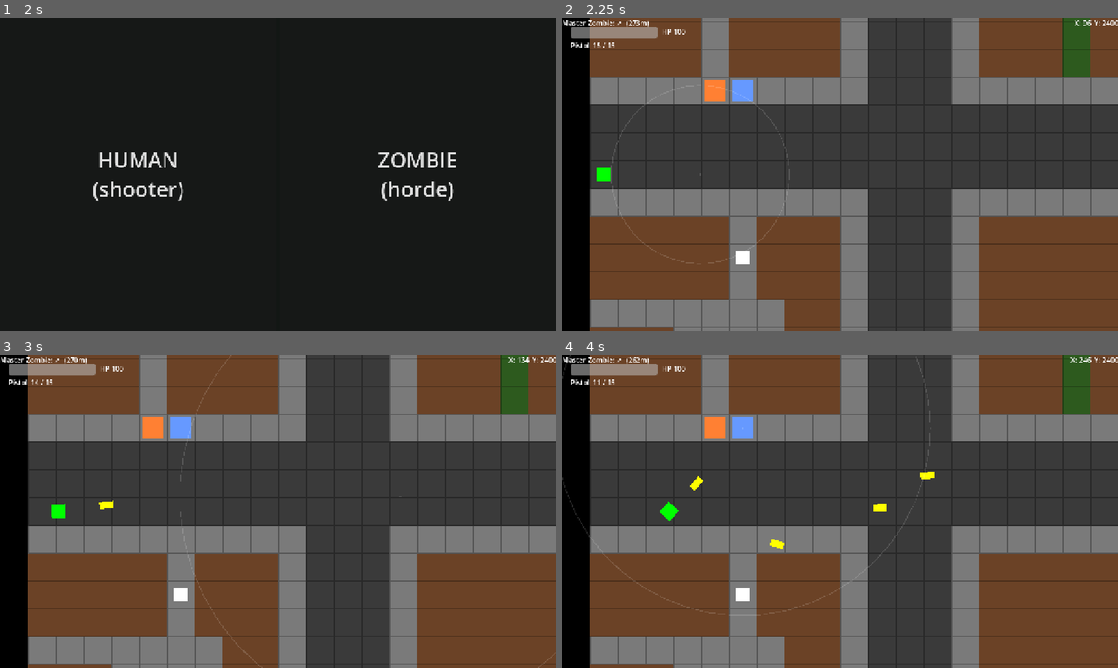
Above: before the commit, frames 1-4 (two rows, left to right).
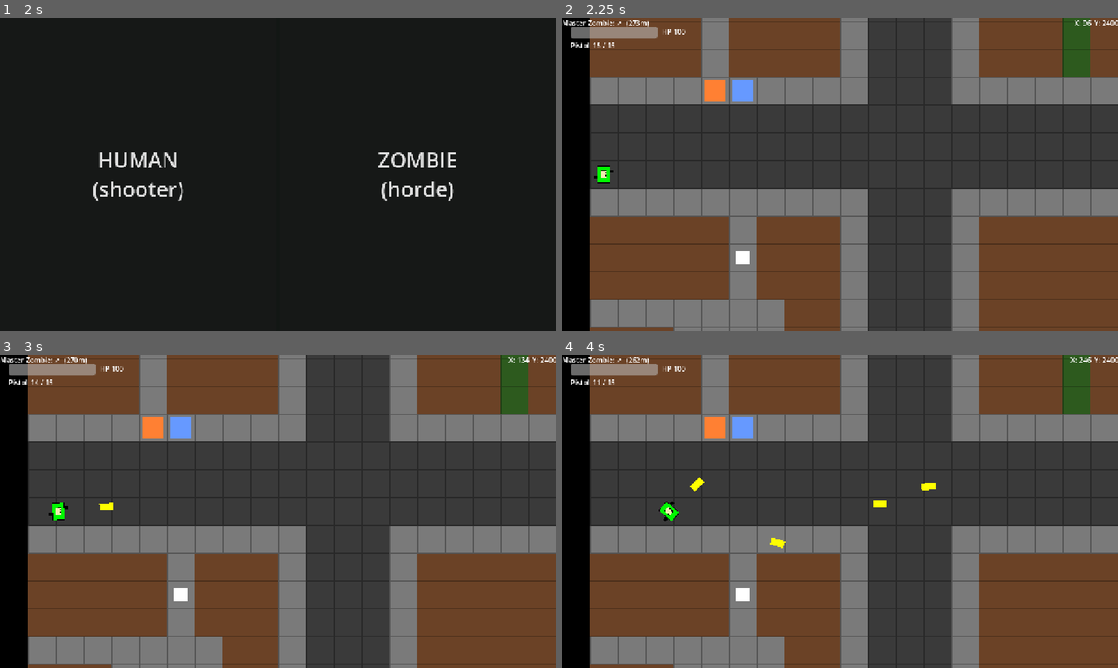
Above: after the commit, the same moments.

Repository: MKBSP/Zombie-game
Game: Godot game, scene res://scenes/ui/main_menu.tscn
The game is run twice, just before and just after one commit, with the same random seed, the same clock (stepped at 60 frames per second) and the same inputs.
Inputs (mouse positions are in pixels of both pictures, inside the frame that each line leads up to):
- Up to frame 1 (2 s): click "PLAY" at 0.5 s; click "SINGLE PLAYER" at 1.25 s
- Up to frame 2 (2.25 s): click "HUMAN (shooter)" at 2 s
- Up to frame 3 (3 s): tap Enter (ui_accept) at 2.75 s; move the mouse to (400, 495) at 2.77 s; hold D (move_right) from 2.78 s (still down); hold Down (cam_down) from 2.78 s (still down); click (400, 495) at 2.92 s
- Up to frame 4 (4 s): tap Enter (ui_accept) at 3.02 s; release D (move_right) at 3.5 s; release Down (cam_down) at 3.5 s; drag from (728, 527) to (739, 426) at 3.52 s

Frame 1 is identical in both runs. In frame 2, 0.3% of the frame differs, in the area x 5-41%, y 21-79%; in frame 3, 0.2%; in frame 4, 0.6%, in the area x 0-68%, y 0-84%.

Commit message:
working on shooting mechanics, issues with the aiming area

Diff:
--- a/project.godot
+++ b/project.godot
@@ -112,7 +112,7 @@
 }
 focus_aim={
 "deadzone": 0.5,
-"events": [Object(InputEventKey,"resource_local_to_scene":fa …(146 unchanged characters)… se,"keycode":0,"physical_keycode":4194326,"key_label":0,"unicode":0,"location":0,"echo":false,"script":null)
+"events": [Object(InputEventKey,"resource_local_to_scene":fa …(146 unchanged characters)… se,"keycode":0,"physical_keycode":4194325,"key_label":0,"unicode":0,"location":0,"echo":false,"script":null)
 ]
 }
 
--- a/scenes/shooter/shooter.gd
+++ b/scenes/shooter/shooter.gd
@@ -47,12 +47,15 @@
 var _net_focus: bool = false
 
 # --- Aim accuracy (server computes; aim_spread_coeff is synced for the cursor) ---
-var aim_spread_coeff: float = 0.10
+var aim_spread_coeff: float = 0.05
 var _recoil: float = 0.0
 var _recoil_recover: float = 0.0   # seconds for the current kick to fully decay
 var _recoil_elapsed: float = 0.0
 var _focus_timer: float = 0.0
 const FOCUS_TIME := 5.0
+## Time-constant for the circle shrinking back down. Growing is instant; shrinking
+## eases toward the target so the jump from big to small is gradual (~1s settle).
+const AIM_SHRINK_TAU := 0.3
 const PISTOL_DMG_REF := 35.0
 
 # --- Node references (filled in _ready) ---
@@ -144,7 +147,12 @@
 
 	_update_recoil(delta)
 	_update_focus(delta)
-	aim_spread_coeff = AimModel.spread_coeff(_active_weapon(), _debuff_total(), _focus_fraction())
+	var target_coeff := AimModel.spread_coeff(_active_weapon(), _debuff_total(), _focus_fraction())
+	if target_coeff >= aim_spread_coeff:
+		aim_spread_coeff = target_coeff                 # grow instantly
+	else:
+		# Shrink gradually: exponential ease, ~96% closed within 1s.
+		aim_spread_coeff = target_coeff + (aim_spread_coeff - target_coeff) * exp(-delta / AIM_SHRINK_TAU)
 
 	if _net_shooting:
 		shoot()
--- a/scenes/shooter/shooter.tscn
+++ b/scenes/shooter/shooter.tscn
@@ -1,16 +1,7 @@
-[gd_scene load_steps=5 format=3 uid="uid://bjuicwad48jii"]
+[gd_scene format=3 uid="uid://bjuicwad48jii"]
 
 [ext_resource type="Script" uid="uid://c66xv2nn0ldow" path="res://scenes/shooter/shooter.gd" id="1_tblkw"]
-
-[sub_resource type="Gradient" id="Gradient_whfcy"]
-colors = PackedColorArray(0, 1, 0, 1, 0, 1, 0, 1)
-
-[sub_resource type="GradientTexture2D" id="GradientTexture2D_50tyo"]
-gradient = SubResource("Gradient_whfcy")
-width = 32
-height = 32
-fill_from = Vector2(1, 0)
-fill_to = Vector2(0, 0)
+[ext_resource type="Texture2D" uid="uid://c4bv6e4jhjsbk" path="res://sprites/Shooter.png" id="2_5fpcm"]
 
 [sub_resource type="CircleShape2D" id="CircleShape2D_fumq1"]
 radius = 24.0
@@ -60,7 +51,8 @@
 script = ExtResource("1_tblkw")
 
 [node name="Sprite2D" type="Sprite2D" parent="." unique_id=1678443454]
-texture = SubResource("GradientTexture2D_50tyo")
+rotation = 1.5707964
+texture = ExtResource("2_5fpcm")
 
 [node name="CollisionShape2D" type="CollisionShape2D" parent="." unique_id=565866944]
 shape = SubResource("CircleShape2D_fumq1")
@@ -84,8 +76,8 @@
 wait_time = 0.28
 one_shot = true
 
-[node name="ReloadTimer" type="Timer" parent="."]
+[node name="ReloadTimer" type="Timer" parent="." unique_id=931078336]
 one_shot = true
 
-[node name="MultiplayerSynchronizer" type="MultiplayerSynchronizer" parent="."]
+[node name="MultiplayerSynchronizer" type="MultiplayerSynchronizer" parent="." unique_id=1779359038]
 replication_config = SubResource("SceneReplicationConfig_sync")
--- a/scenes/ui/aim_cursor.gd
+++ b/scenes/ui/aim_cursor.gd
@@ -48,7 +48,10 @@
 	var radius: float = maxf(coeff * dist, 2.0)
 
 	var w := Weapons.get_data(_shooter.equipped)
-	var opacity: float = clampf(AimModel.damage_mult(w, dist), 0.15, 1.0)
+	# Solid within range, fading to fully transparent at zero-range (out of range).
+	var opacity: float = clampf(AimModel.damage_mult(w, dist), 0.0, 1.0)
+	if opacity <= 0.001:
+		return  # past max range — circle is invisible
 
 	# White normally; green when focus has shrunk the circle below aim_base.
 	var col := Color(1, 1, 1, opacity)
--- a/scripts/weapons.gd
+++ b/scripts/weapons.gd
@@ -28,8 +28,8 @@
 			w.bullet_speed = 750.0
 			w.is_special = true
 			w.total_ammo = 10
-			w.aim_base = 0.03
-			w.aim_max = 0.25
+			w.aim_base = 0.006        # 80% smaller circle
+			w.aim_max = 0.05
 			w.focus_min_scale = 0.50
 			w.optimal_range_px = 1024.0   # 16 tiles
 			w.zero_range_px = 1184.0      # +2.5 tiles
@@ -43,8 +43,8 @@
 			w.bullet_speed = 600.0
 			w.is_special = true
 			w.total_ammo = 8
-			w.aim_base = 0.22
-			w.aim_max = 0.45
+			w.aim_base = 0.11         # 50% smaller circle
+			w.aim_max = 0.225
 			w.focus_min_scale = 1.0       # no focus benefit
 			w.optimal_range_px = 320.0    # 5 tiles
 			w.zero_range_px = 480.0       # +2.5 tiles
@@ -58,8 +58,8 @@
 			w.bullet_speed = 600.0
 			w.is_special = false
 			w.total_ammo = 0
-			w.aim_base = 0.10
-			w.aim_max = 0.30
+			w.aim_base = 0.05         # 50% smaller circle
+			w.aim_max = 0.15
 			w.focus_min_scale = 0.75
 			w.optimal_range_px = 640.0    # 10 tiles
 			w.zero_range_px = 800.0       # +2.5 tiles
Binary file added: sprites/Shooter.png
Not shown, added: sprites/Shooter.png.import
Not shown, changed: .DS_Store
Not shown, added: sprites/Shooter.pxi
